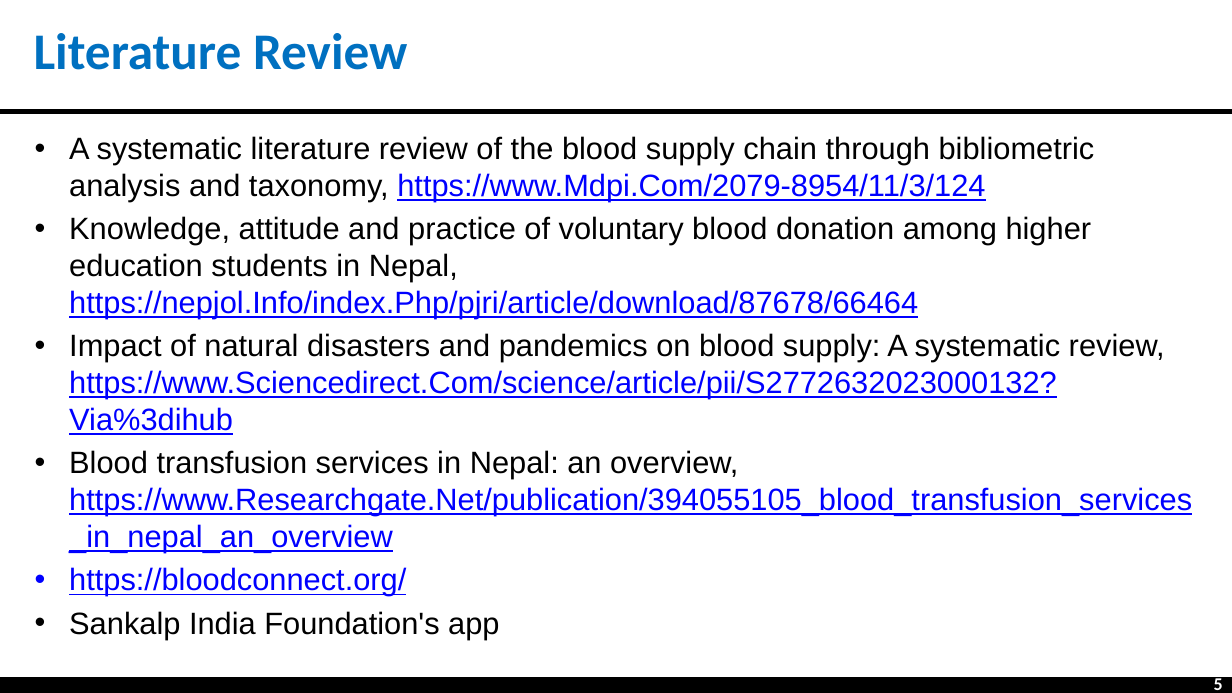
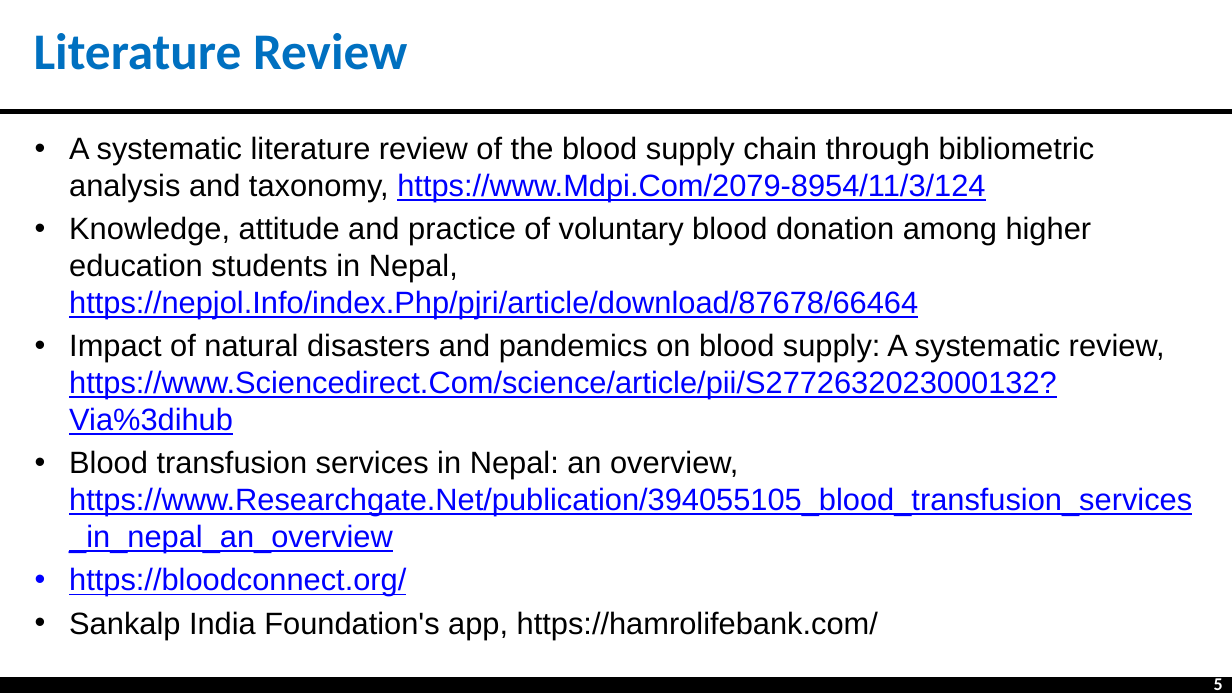
Before and after one commit to Ace-Institute-of-Management-BCSIT/Group-07, a slide deck: slide 5 of Project-II_Presentation.pptx. Drawn at 1232x693 pixels with LibreOffice and Linux fonts; fonts in the diff are those of the drawing; background and template pictures are left out. Boxes give left, top, right and bottom in pixels: in the first picture for what was removed or moved away, otherwise in the second. Text is boxed around its words. In the diff, an @@ line names an element or a change of style, - is before the commit and + after.

```diff
--- a/Project-II_Presentation.pptx
+++ b/Project-II_Presentation.pptx
@@ text at [69,611,878,639]: text changed @@
-• Sankalp India Foundation's app
+• Sankalp India Foundation's app, https://hamrolifebank.com/
```
Also in this commit, not shown: 1 other slide changed, 1 slide added, 1 slide removed.
